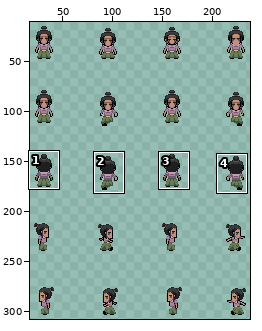
Two states of a sprite sheet, assets/entities/characters/npc/tikyo_tiktilaok.png. Above: a wide view before the commit, with the close-up outlined.
Close-up. As it was:
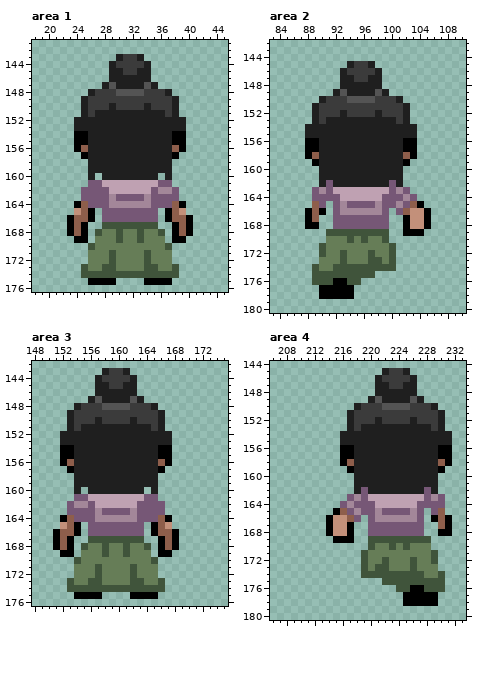
The file is 256x320 pixels. Shown: area 1: x 18..45, y 141..176; area 2: x 83..110, y 142..180; area 3: x 148..175, y 142..176; area 4: x 206..233, y 144..180. The wide view leaves out empty margins. The commit also changed other parts of the picture, which this record leaves out.
New version:
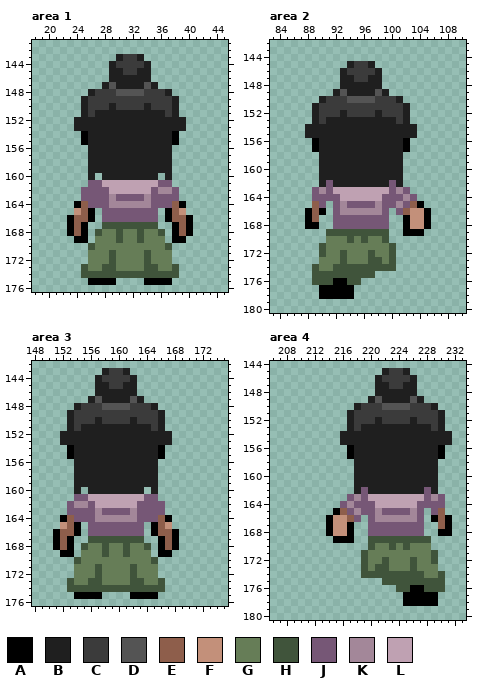
Palette (. is transparent): A #000000  B #1f1f1f  C #3b3b3b  D #545454  E #8e5e4b  F #c3907a  G #667d57  H #40543b  J #765776  K #a38799  L #bfa1b2
Change:
Area 1:
The edit erases colour A in rows 154 to 156 at x 24 and 39; in row 157 at x 25 and 38.
The edit erases colour E in row 156 at x 25 and 38.
Area 2:
The edit erases colour A in rows 156 to 158 at x 88 and 103; in row 159 at x 89 and 102.
The edit erases colour E in row 158 at x 89 and 102.
Area 3:
The edit erases colour A in rows 154 to 156 at x 152 and 167; in row 157 at x 153 and 166.
The edit erases colour E in row 156 at x 153 and 166.
Area 4:
The edit erases colour A in rows 156 to 158 at x 216 and 231; in row 159 at x 217 and 230.
The edit erases colour E in row 158 at x 217 and 230.
